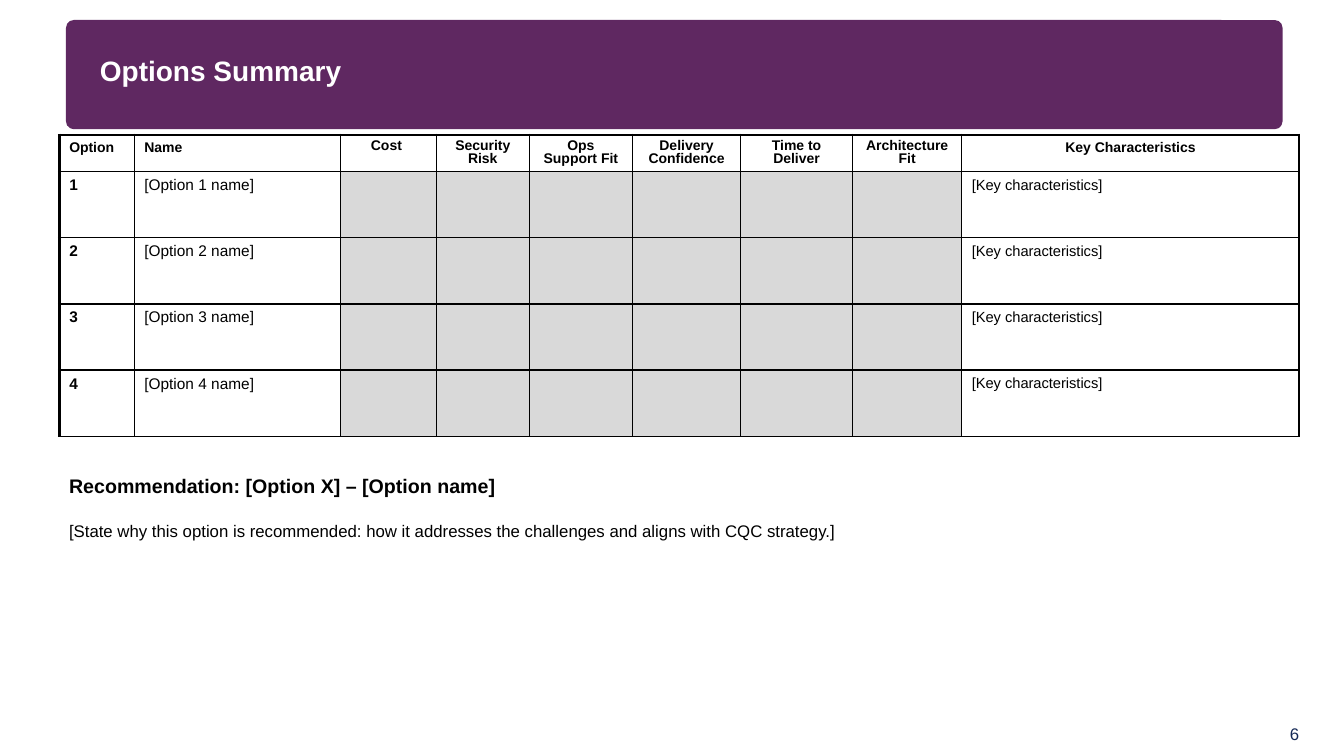
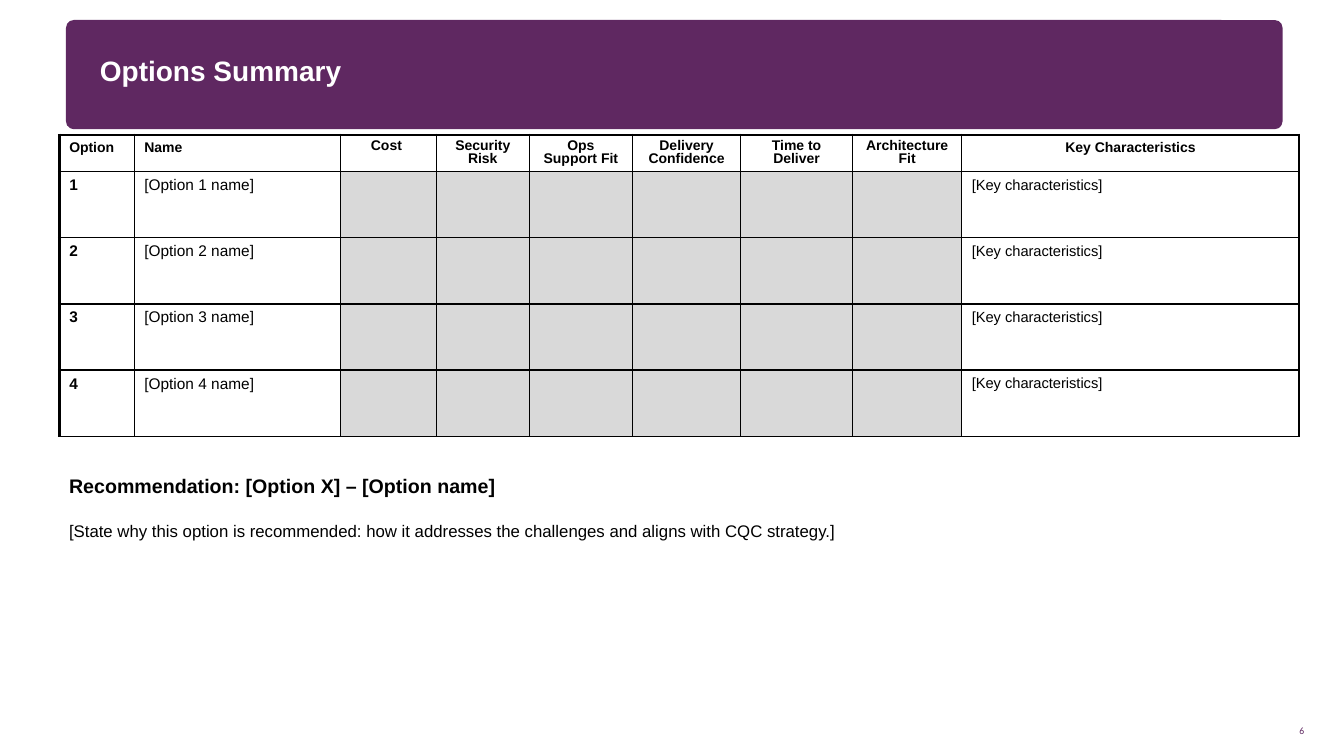
Before and after one commit to davegarner/Template-Documentation, a slide deck: slide 6 of Finalised Templates/PowerPoint/Architecture_Options_Paper_Template.pptx. Drawn at 1344x756 pixels with LibreOffice and Linux fonts; fonts in the diff are those of the drawing; background and template pictures are left out. Boxes give left, top, right and bottom in pixels: in the first picture for what was removed or moved away, otherwise in the second. Text is boxed around its words. In the diff, an @@ line names an element or a change of style, - is before the commit and + after.

```diff
--- a/Finalised Templates/PowerPoint/Architecture_Options_Paper_Template.pptx
+++ b/Finalised Templates/PowerPoint/Architecture_Options_Paper_Template.pptx
@@ page number moved from (x1=1290, y1=728, x2=1299, y2=740) to (x1=1299, y1=727, x2=1304, y2=734) @@
@@ page number at (x1=1299, y1=727, x2=1304, y2=734): size 12 to 6.9 pt, font Arial to Calibri, text colour #142855 to #5F2861; vertical alignment top to bottom @@
```
Also in this commit, not shown: 2 other slides changed, 2 other files.
